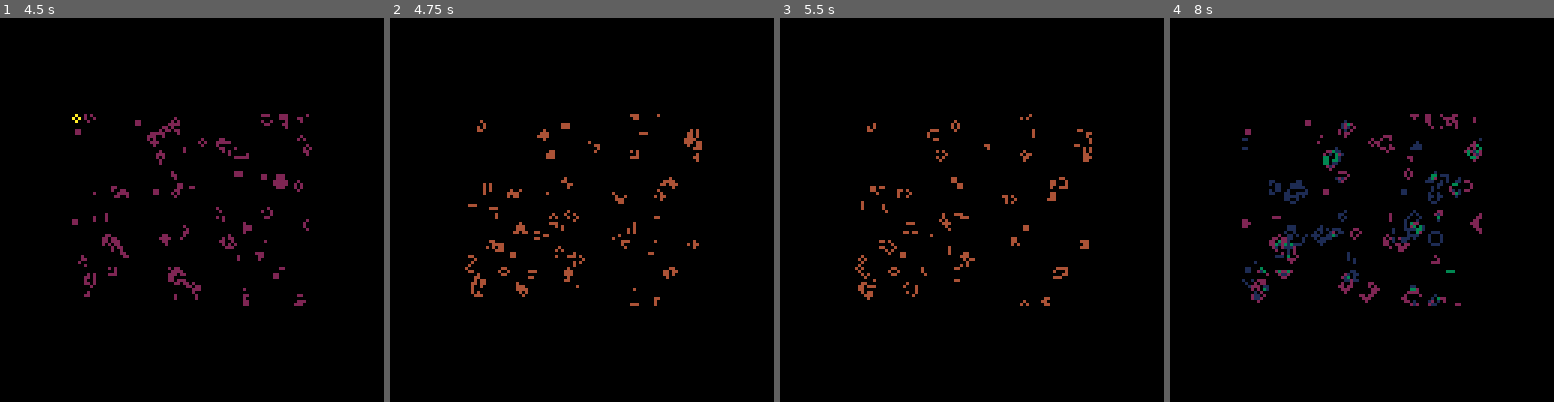
Above: before the commit, frames 1-4 (left to right).
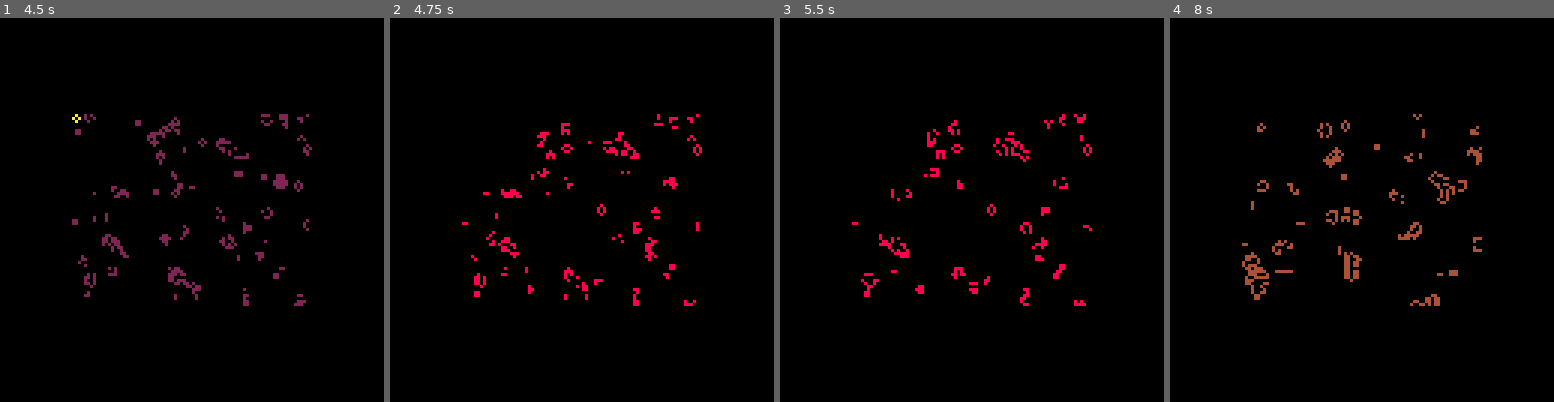
Above: after the commit, the same moments.

Repository: erwinbonsma/PicoGarden
Game: PICO-8 cartridge picogarden.p8
Same seed, same stepped clock (60 frames per second), same inputs: the game is played once before the commit and once after it.
Inputs:
- Up to frame 1 (4.5 s): tap X (X key) at 0.33, 1.07, 1.85, 2.97, 4.08 s; tap O (Z key) at 0.7, 1.7, 2.1, 2.5, 2.9, 3.3, 3.7, 4.1 s; hold Right 1.6-2.1 s; hold Up 2.15-2.42 s; hold Right 2.47-3.03 s; hold Left 3.08-3.58 s; hold Down 3.63-3.97 s; hold Right from 4.02 s (still down)
- Up to frame 2 (4.75 s): tap O (Z key) at 4.5 s; release Right at 4.68 s; hold Up from 4.73 s (still down)
- Up to frame 3 (5.5 s): tap O (Z key) at 4.9, 5.3 s; release Up at 5.03 s; hold Left from 5.08 s (still down); tap X (X key) at 5.2 s
- Up to frame 4 (8 s): release Left at 5.68 s; tap O (Z key) every 0.4 s from 5.7 to 7.7 s; hold Down 5.73-6.03 s; hold Right 6.08-6.58 s; tap X (X key) at 6.32, 7.43 s; hold Right 6.63-7.13 s; hold Up 7.18-7.45 s; hold Right from 7.5 s (still down)

Frame 1 is identical in both runs. In frame 2, 2.8% of the frame differs, in the area x 18-82%, y 25-75%; in frame 3, 2.7%; in frame 4, 4.9%.

Commit message:
Reduce number of view modesto six

Diff:
--- a/picogarden.p8
+++ b/picogarden.p8
@@ -563,7 +563,7 @@
  state.t=0
  state.steps=0
  state.wait=5
- state.viewmask=0xf
+ state.viewmode=5
 
  expand=init_expand()
 
@@ -611,10 +611,12 @@
 function _draw()
  cls()
 
- local mask=state.viewmask
- if mask!=0 then
+ if state.viewmode!=0 then
   for i,g in pairs(state.gols) do
-   if mask&(0x1<<(i-1))!=0 then
+   if
+    i==state.viewmode or
+    state.viewmode==5
+   then
     draw_gol(i,g)
    end
   end
@@ -627,9 +629,9 @@
    )
    for t=tmin,tmax-1 do
     local x=24+t-tmin
-    local y=96-min(63,h[
+    local y=96-(h[
      t%params.history_len
-    ]\10)
+    ]\10)%64
     pset(x,y,pget(x,y)|c)
    end
   end
@@ -663,16 +665,16 @@
  end
  if btnp(⬅️) then
   if state.play then
-   state.viewmask=
-    (state.viewmask+15)%16
+   state.viewmode=
+    (state.viewmode+5)%6
   else
    state.cx=(state.cx+79)%80
   end
  end
  if btnp(➡️) then
   if state.play then
-   state.viewmask=
-    (state.viewmask+1)%16
+   state.viewmode=
+    (state.viewmode+1)%6
   else
    state.cx=(state.cx+1)%80
   end
